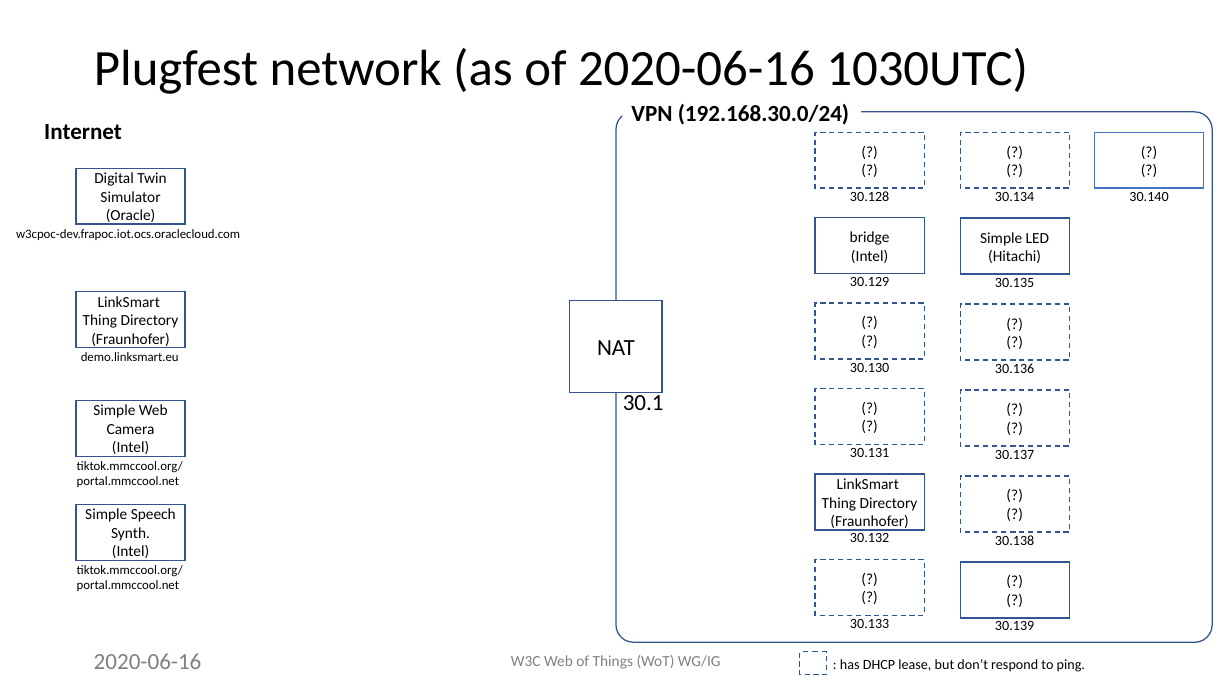
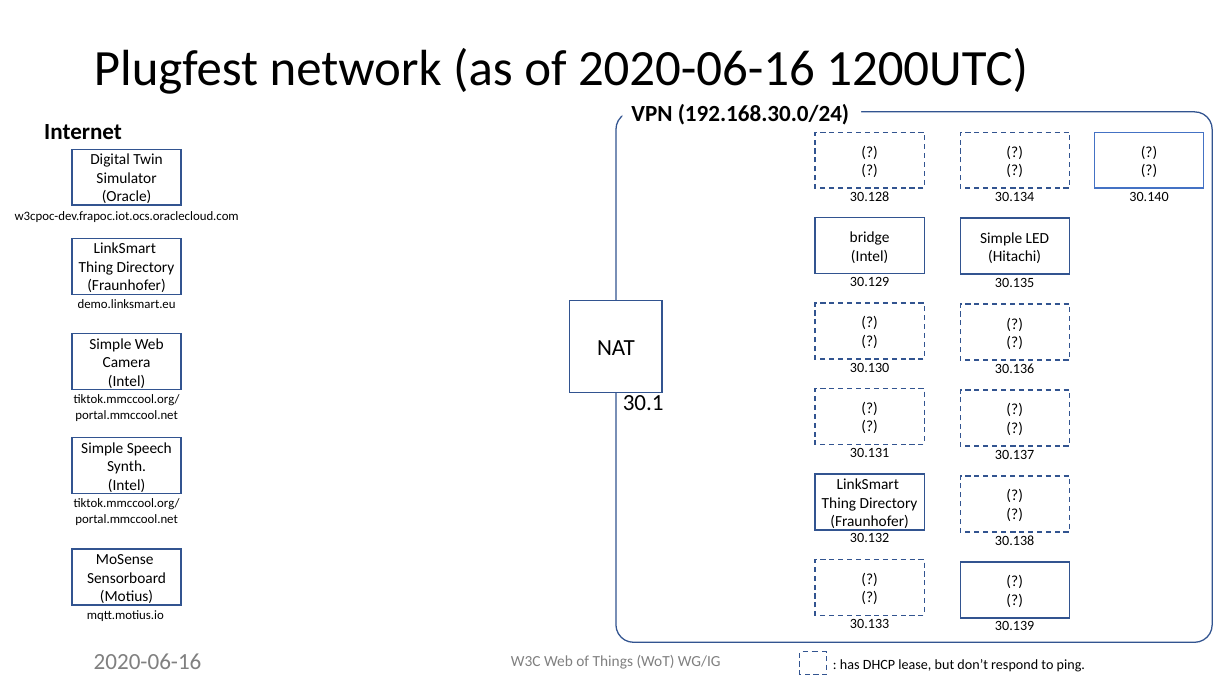
Before and after one commit to w3c/wot-testing, a slide deck: slide 1 of events/2020.06.Online/plugfestnetwork.pptx. Drawn at 1232x693 pixels with LibreOffice and Linux fonts; fonts in the diff are those of the drawing; background and template pictures are left out. Boxes give left, top, right and bottom in pixels: in the first picture for what was removed or moved away, otherwise in the second. Text is boxed around its words. In the diff, an @@ line names an element or a change of style, - is before the commit and + after.

```diff
--- a/events/2020.06.Online/plugfestnetwork.pptx
+++ b/events/2020.06.Online/plugfestnetwork.pptx
@@ title at bbox=[94, 48, 1028, 94]: text changed @@
-Plugfest network (as of 2020-06-16 1030UTC)
+Plugfest network (as of 2020-06-16 1200UTC)
@@ rectangle "Digital Twin": place and size @@
-rectangle "Digital Twin" at bbox=[76, 168, 185, 225]
+rectangle "Digital Twin" at bbox=[72, 149, 181, 205]
@@ text "w3cpoc-dev.frapoc.iot.ocs.oraclecloud.com": place and size @@
-text "w3cpoc-dev.frapoc.iot.ocs.oraclecloud.com" at bbox=[16, 229, 240, 240]
+text "w3cpoc-dev.frapoc.iot.ocs.oraclecloud.com" at bbox=[15, 211, 239, 222]
@@ rectangle "LinkSmart": place and size @@
-rectangle "LinkSmart" at bbox=[76, 291, 185, 348]
+rectangle "LinkSmart" at bbox=[72, 238, 181, 295]
@@ text "demo.linksmart.eu": place and size @@
-text "demo.linksmart.eu" at bbox=[81, 352, 179, 361]
+text "demo.linksmart.eu" at bbox=[78, 299, 176, 308]
@@ alignment left to centre in 4 elements at bbox=[15, 211, 239, 222], bbox=[78, 299, 176, 308], bbox=[74, 498, 180, 525], bbox=[74, 394, 180, 421] @@
@@ 2 rectangles, 2 texts: place and size @@
-2 rectangles, 2 texts at bbox=[76, 400, 185, 591]
+2 rectangles, 2 texts at bbox=[72, 334, 181, 525]
@@ rectangle added at bbox=[72, 549, 181, 605], fill #FFFFFF, outline #325491 1 pt, 12 pt, text #000000 @@
+MoSense
+Sensorboard
+(Motius)
@@ text added at bbox=[87, 610, 164, 621], 10 pt, text #000000 @@
+mqtt.motius.io
```
Also in this commit, not shown: 1 other file.
